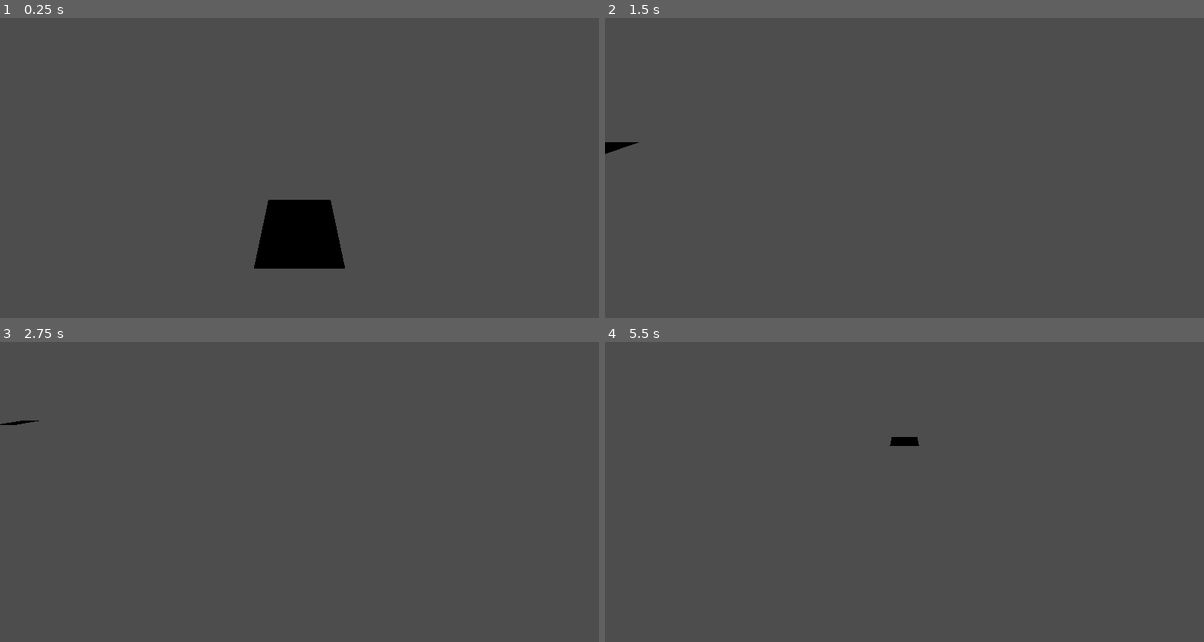
Above: before the commit, frames 1-4 (two rows, left to right).
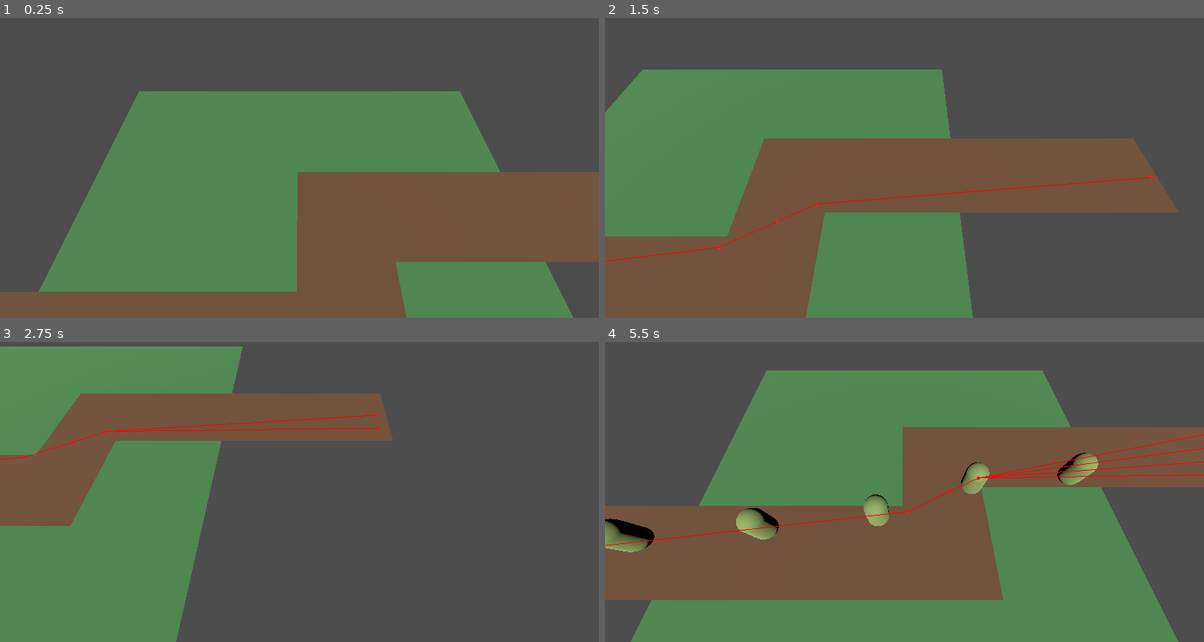
Above: after the commit, the same moments.

Repository: Talvysh/BrackeysGameJam2024.2
Game: Godot game, scene res://levels/level_1.tscn
The game is run twice, just before and just after one commit, with the same random seed, the same clock (stepped at 60 frames per second) and the same inputs.
Inputs:
- Up to frame 1 (0.25 s): no input
- Up to frame 2 (1.5 s): tap Enter at 0.5 s; hold D (move_right) 0.53-1.28 s; hold S (move_backward) from 1.28 s (still down)
- Up to frame 3 (2.75 s): release S (move_backward) at 2.03 s; hold D (move_right) from 2.03 s (still down)
- Up to frame 4 (5.5 s): release D (move_right) at 2.78 s; hold W (move_forward) 2.78-3.53 s; hold A (move_left) 3.53-5.03 s; hold S (move_backward) from 5.03 s (still down)

The runs differ from the first frame. In frame 1, 59% of the frame differs, in the area x 0-100%, y 24-100%; in frame 2, 57%; in frame 3, 39%; in frame 4, 70%, in the area x 0-100%, y 9-100%.

Commit message:
Added pathing
- Adjusted camera height and rotation
- Added a path to follow
- Added pathfinding to creatures
- Added path end check for creatures

Diff:
--- a/characters/shared/creature.gd
+++ b/characters/shared/creature.gd
@@ -1,4 +1,7 @@
 class_name Creature extends CharacterBody3D
+
+@export var move_speed := 1.0
+@onready var nav_agent: NavigationAgent3D = $NavigationAgent3D
 
 
 func _ready() -> void:
@@ -6,8 +9,23 @@
 
 
 func _physics_process(delta: float) -> void:
-	pass
+	if not is_on_floor():
+		velocity.y += ProjectSettings.get_setting("physics/3d/default_gravity")
+
+	if nav_agent.is_navigation_finished():
+		return
+
+	var dir = global_position.direction_to(nav_agent.get_next_path_position())
+	var movement = dir * move_speed
+
+	velocity = movement
+	move_and_slide()
 
 
-func _find_path() -> void:
-	pass
+func find_path(_target) -> void:
+	nav_agent.target_position = _target
+
+
+func path_end() -> void:
+	queue_free()
+	print("Creature made it to the end")
--- /dev/null
+++ b/characters/shared/creature_manager.gd
@@ -0,0 +1,20 @@
+extends Node
+
+@export var Zombie : PackedScene
+@export var spawn : Marker3D
+
+@onready var path_targets: Node = $"../Path/PathTargets"
+@onready var spawn_timer: Timer = $SpawnTimer
+
+
+func _on_spawn_timer_timeout() -> void:
+	var target = randi_range(0, path_targets.get_child_count() - 1)
+
+	var creature = Zombie.instantiate()
+	add_child(creature)
+	creature.global_position = spawn.global_position
+
+	if creature.has_method("find_path"):
+		creature.find_path(path_targets.get_child(target).global_position)
+	else:
+		printerr("Creature did not have a 'find_path' method.")
--- a/characters/zombie/zombie.tscn
+++ b/characters/zombie/zombie.tscn
@@ -1,10 +1,19 @@
-[gd_scene load_steps=3 format=3 uid="uid://dny2ht4ce7o62"]
+[gd_scene load_steps=5 format=3 uid="uid://dny2ht4ce7o62"]
+
+[ext_resource type="Script" path="res://characters/shared/creature.gd" id="1_8b76k"]
+
+[sub_resource type="StandardMaterial3D" id="StandardMaterial3D_idnnq"]
+albedo_color = Color(0.594771, 0.695871, 0.398867, 1)
 
 [sub_resource type="CapsuleMesh" id="CapsuleMesh_v3o11"]
+material = SubResource("StandardMaterial3D_idnnq")
 
 [sub_resource type="CapsuleShape3D" id="CapsuleShape3D_8uxo8"]
 
 [node name="Zombie" type="CharacterBody3D"]
+collision_layer = 2
+script = ExtResource("1_8b76k")
+move_speed = 5.0
 
 [node name="MeshInstance3D" type="MeshInstance3D" parent="."]
 mesh = SubResource("CapsuleMesh_v3o11")
@@ -13,3 +22,4 @@
 shape = SubResource("CapsuleShape3D_8uxo8")
 
 [node name="NavigationAgent3D" type="NavigationAgent3D" parent="."]
+debug_enabled = true
--- a/levels/level_1.tscn
+++ b/levels/level_1.tscn
@@ -1,20 +1,109 @@
-[gd_scene load_steps=4 format=3 uid="uid://c5snibou75elx"]
+[gd_scene load_steps=13 format=3 uid="uid://c5snibou75elx"]
 
 [ext_resource type="Script" path="res://ui/camera_movement.gd" id="1_cwfen"]
+[ext_resource type="Script" path="res://characters/shared/creature_manager.gd" id="2_ia8xe"]
+[ext_resource type="Script" path="res://levels/path_end.gd" id="2_nuslo"]
+[ext_resource type="PackedScene" uid="uid://dny2ht4ce7o62" path="res://characters/zombie/zombie.tscn" id="2_sr2dt"]
 
 [sub_resource type="StandardMaterial3D" id="StandardMaterial3D_5nyxh"]
 albedo_color = Color(0.346459, 0.604775, 0.356221, 1)
 
 [sub_resource type="QuadMesh" id="QuadMesh_pwk3l"]
 material = SubResource("StandardMaterial3D_5nyxh")
+size = Vector2(20, 20)
 orientation = 1
+
+[sub_resource type="NavigationMesh" id="NavigationMesh_pe6om"]
+vertices = PackedVector3Array(0.4, 0.508456, 0, 3.4, 0.508456, 0, 3.65, 0.508456, -0.75, 0.4, 0.508456, -4, 19.4, 0.508456, -0.75, 19.4, 0.508456, -4, 0.15, 0.508456, 1, 3.4, 0.508456, 4, -14.6, 0.508456, 1, -14.6, 0.508456, 4)
+polygons = [PackedInt32Array(1, 0, 2), PackedInt32Array(2, 0, 3), PackedInt32Array(4, 2, 5), PackedInt32Array(5, 2, 3), PackedInt32Array(0, 1, 6), PackedInt32Array(6, 1, 7), PackedInt32Array(8, 6, 9), PackedInt32Array(9, 6, 7)]
+
+[sub_resource type="StandardMaterial3D" id="StandardMaterial3D_ig04o"]
+albedo_color = Color(0.508431, 0.360084, 0.255228, 1)
+
+[sub_resource type="QuadMesh" id="QuadMesh_h7xo1"]
+material = SubResource("StandardMaterial3D_ig04o")
+size = Vector2(20, 4)
+orientation = 1
+
+[sub_resource type="QuadMesh" id="QuadMesh_oi0bq"]
+material = SubResource("StandardMaterial3D_ig04o")
+size = Vector2(15, 4)
+orientation = 1
+
+[sub_resource type="QuadMesh" id="QuadMesh_nceds"]
+material = SubResource("StandardMaterial3D_ig04o")
+size = Vector2(5, 4)
+orientation = 1
+
+[sub_resource type="BoxShape3D" id="BoxShape3D_uoduu"]
+size = Vector3(1, 1, 4.6)
 
 [node name="Level1" type="Node3D"]
 
 [node name="Camera3D" type="Camera3D" parent="."]
-transform = Transform3D(1, 0, 0, 0, 0.866025, 0.5, 0, -0.5, 0.866025, 0, 2.04662, 1.446)
-fov = 90.0
+transform = Transform3D(1, 0, 0, 0, 0.5, 0.866025, 0, -0.866025, 0.5, 0, 10, 0)
 script = ExtResource("1_cwfen")
 
 [node name="Ground" type="MeshInstance3D" parent="."]
 mesh = SubResource("QuadMesh_pwk3l")
+
+[node name="Path" type="NavigationRegion3D" parent="."]
+navigation_mesh = SubResource("NavigationMesh_pe6om")
+
+[node name="CSGCombiner3D" type="CSGCombiner3D" parent="Path"]
+transform = Transform3D(1, 0, 0, 0, 1, 0, 0, 0, 1, 0, 0.00845635, 0)
+use_collision = true
+collision_mask = 3
+
+[node name="CSGMesh3D" type="CSGMesh3D" parent="Path/CSGCombiner3D"]
+transform = Transform3D(1, 0, 0, 0, 1, 0, 0, 0, 1, 9.9, 0, -2.5)
+mesh = SubResource("QuadMesh_h7xo1")
+
+[node name="CSGMesh3D2" type="CSGMesh3D" parent="Path/CSGCombiner3D"]
+transform = Transform3D(1, 0, 0, 0, 1, 0, 0, 0, 1, -7.6, 0, 2.5)
+mesh = SubResource("QuadMesh_oi0bq")
+
+[node name="CSGMesh3D3" type="CSGMesh3D" parent="Path/CSGCombiner3D"]
+transform = Transform3D(-4.37114e-08, 0, 1, 0, 1, 0, -1, 0, -4.37114e-08, 1.9, 0, 2)
+mesh = SubResource("QuadMesh_nceds")
+
+[node name="PathTargets" type="Node" parent="Path"]
+
+[node name="PathTarget1" type="Marker3D" parent="Path/PathTargets"]
+transform = Transform3D(1, 0, 0, 0, 1, 0, 0, 0, 1, 19, 0.8, -3)
+
+[node name="PathTarget2" type="Marker3D" parent="Path/PathTargets"]
+transform = Transform3D(1, 0, 0, 0, 1, 0, 0, 0, 1, 19, 0.8, -2)
+
+[node name="PathTarget3" type="Marker3D" parent="Path/PathTargets"]
+transform = Transform3D(1, 0, 0, 0, 1, 0, 0, 0, 1, 19, 0.8, -4)
+
+[node name="PathTarget4" type="Marker3D" parent="Path/PathTargets"]
+transform = Transform3D(1, 0, 0, 0, 1, 0, 0, 0, 1, 19, 0.8, -1)
+
+[node name="Spawn" type="Marker3D" parent="Path"]
+transform = Transform3D(1, 0, 0, 0, 1, 0, 0, 0, 1, -12.6, 2.4, 2.5)
+
+[node name="PathEnd" type="Area3D" parent="Path"]
+transform = Transform3D(1, 0, 0, 0, 1, 0, 0, 0, 1, 10.8, 0.5, -2.4)
+collision_mask = 3
+script = ExtResource("2_nuslo")
+
+[node name="CollisionShape3D" type="CollisionShape3D" parent="Path/PathEnd"]
+shape = SubResource("BoxShape3D_uoduu")
+
+[node name="CreatureManager" type="Node" parent="." node_paths=PackedStringArray("spawn")]
+script = ExtResource("2_ia8xe")
+Zombie = ExtResource("2_sr2dt")
+spawn = NodePath("../Path/Spawn")
+
+[node name="SpawnTimer" type="Timer" parent="CreatureManager"]
+autostart = true
+
+[node name="TowerManager" type="Node" parent="."]
+
+[node name="DirectionalLight3D" type="DirectionalLight3D" parent="."]
+transform = Transform3D(1, 0, 0, 0, 0.707107, 0.707107, 0, -0.707107, 0.707107, 0, 7.1, 0)
+
+[connection signal="body_shape_entered" from="Path/PathEnd" to="Path/PathEnd" method="_on_body_shape_entered"]
+[connection signal="timeout" from="CreatureManager/SpawnTimer" to="CreatureManager" method="_on_spawn_timer_timeout"]
--- /dev/null
+++ b/levels/path_end.gd
@@ -0,0 +1,6 @@
+extends Area3D
+
+
+func _on_body_shape_entered(body_rid: RID, body: Node3D, body_shape_index: int, local_shape_index: int) -> void:
+	if body.has_method("path_end"):
+		body.path_end()
